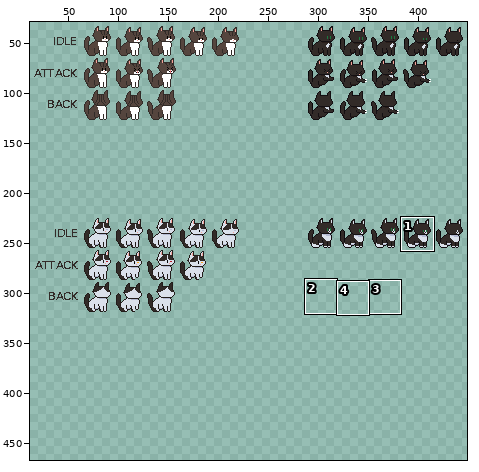
Sprite sheet -- Assets/Cats/SpriteSheet.png. Above, an overview of the earlier version with the close-up marked.
Close-up. As it was:
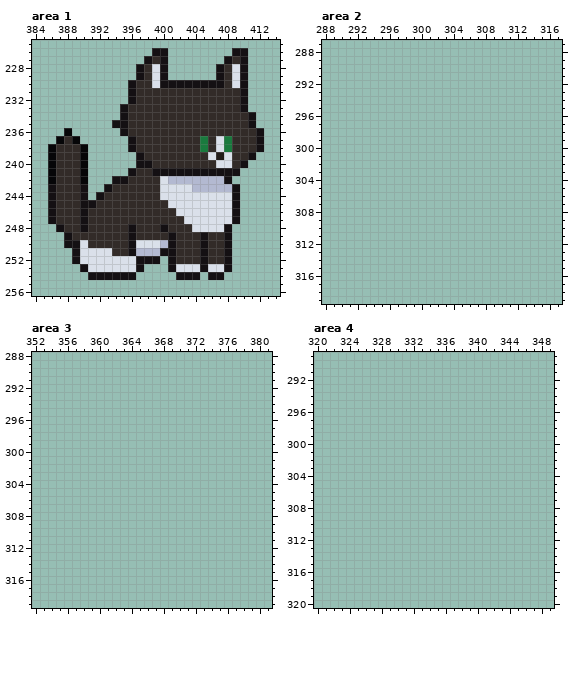
The file is 640x640 pixels. Shown: area 1: x 384..414, y 225..256; area 2: x 288..317, y 287..319; area 3: x 352..381, y 288..319; area 4: x 320..349, y 289..320. The wide view leaves out empty margins. The commit also changed other parts of the picture, which this record leaves out.
And afterwards:
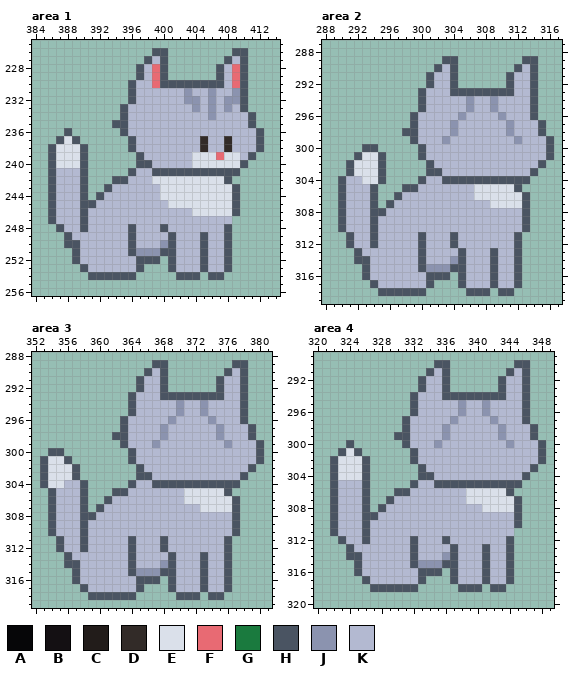
Palette (. is transparent): A #060608  B #141013  C #221c1a  D #322b28  E #dae0ea  F #e86a73  G #1a7a3e  H #4a5462  J #8b93af  K #b3b9d1
What changed:
Changed rows in their new state; - is an unchanged pixel.
Area 1:
first column x 386:
226 -------------HH--------HH--
227 ------------HKH-------HKH--
228 -----------HKFH------HKFH--
229 -----------HKFH------HKFH--
230 ----------HKKFHHHHHHHHKFH--
231 ----------HKKKKKKJKKJKKJH--
232 ----------HKKKKKKJJKJKJJH--
233 ---------HKKKKKKKKJKJKJKH--
234 ---------HKKKKKKKKKKJKKKKH-
235 --------HHKKKKKKKKKKKKKKKH-
236 --H------HKKKKKKKKKKKKKKKKH
237 -HEH------HKKKKKKKKDKKDKKKH
238 HEEEH-----HKKKKKKKKDKKDKKKH
239 HEEEH------HKKKKKKEE-F-EKH-
240 HEEEH------HHKKKKKEEE--EH--
241 HKKKH-----HKKHHHHHHHHHHH---
242 HKKKH---HHKKKE-EEEEEEEH----
243 HKKKH--HKKKKKK----EEEEEH---
244 HKKKH-HKKKKKKK---------H---
245 HKKKHHKKKKKKKKK--------H---
246 HKKKHKKKKKKKKKKKKK-----H---
247 HKKKHKKKKKKKKKKKKKKKKKK.---
248 -HKKHKKKKKHKKKHKKKKKKKH----
249 --HKKKKKKKHKKKKHKKKHKKH----
250 --HHKKKKKKHKKKJHKKKHKKH----
251 ---HKKKKKKHJJJHHKKKHKKH----
252 ---HKKKKKKKHHH-HKKKHKKH----
253 ----HKKKKKKH---HKKKHKKH----
254 -----HHHHHH-----HHH-HH-----
Area 2:
first column x 290:
289 -------------HH--------HH--
290 ------------HKH-------HKH--
291 -----------HKKH------HKKH--
292 -----------HKKH------HKKH--
293 ----------HKKKHHHHHHHHKKH--
294 ----------HKKKKKJKKJKKKKH--
295 ----------HKKKKKJKKJKKKKH--
296 ---------HKKKKKJKKKKJKKKH--
297 ---------HKKKKJKKKKKKJKKKH-
298 --------HHKKKKJKKKKKKJKKKH-
299 ---------HKKKJKKKKKKKKJKKKH
300 ---HH-----HKKKKKKKKKKKKKKKH
301 --HEEH----HKKKKKKKKKKKKKKKH
302 -HEEEH-----HKKKKKKKKKKKKKH-
303 -HEEEH-----HHKKKKKKKKKKKH--
304 HKKEEH----HKKHHHHHHHHHHH---
305 HKKKH---HHKKKKKKKEEEEEH----
306 HKKKH--HKKKKKKKKKEEEEEEH---
307 HKKKH-HKKKKKKKKKKKKEEEEH---
308 HKKKHHKKKKKKKKKKKKKKKKKH---
309 HKKKHKKKKKKKKKKKKKKKKKKH---
310 HKKKHKKKKKKKKKKKKKKKKKKH---
311 -HKKHKKKKKHKKKHKKKKKKKH----
312 -HKKHKKKKKHKKKHKKKKKKKH----
313 --HKKKKKKKHKKKKHKKKHKKH----
314 --HHKKKKKKHKKKJHKKKHKKH----
315 ---HKKKKKKHJJJHHKKKHKKH----
316 ---HKKKKKKKHHH-HKKKHKKH----
317 ----HKKKKKKH---HKKKHKKH----
318 -----HHHHHH-----HHH-HH-----
Area 3:
first column x 353:
289 --------------HH--------HH--
290 -------------HKH-------HKH--
291 ------------HKKH------HKKH--
292 ------------HKKH------HKKH--
293 -----------HKKKHHHHHHHHKKH--
294 -----------HKKKKKJKKJKKKKH--
295 -----------HKKKKKJKKJKKKKH--
296 ----------HKKKKKJKKKKJKKKH--
297 ----------HKKKKJKKKKKKJKKKH-
298 ---------HHKKKKJKKKKKKJKKKH-
299 ----------HKKKJKKKKKKKKJKKKH
300 -HH--------HKKKKKKKKKKKKKKKH
301 HEEH-------HKKKKKKKKKKKKKKKH
302 HEEEH-------HKKKKKKKKKKKKKH-
303 HEEEH-------HHKKKKKKKKKKKH--
304 HEEKKH-----HKKHHHHHHHHHHH---
305 -HKKKH---HHKKKKKKKEEEEEH----
306 -HKKKH--HKKKKKKKKKEEEEEEH---
307 -HKKKH-HKKKKKKKKKKKKEEEEH---
308 -HKKKHHKKKKKKKKKKKKKKKKKH---
309 -HKKKHKKKKKKKKKKKKKKKKKKH---
310 -HKKKHKKKKKKKKKKKKKKKKKKH---
311 --HKKHKKKKKHKKKHKKKKKKKH----
312 --HKKHKKKKKHKKKHKKKKKKKH----
313 ---HKKKKKKKHKKKKHKKKHKKH----
314 ---HHKKKKKKHKKKJHKKKHKKH----
315 ----HKKKKKKHJJJHHKKKHKKH----
316 ----HKKKKKKKHHH-HKKKHKKH----
317 -----HKKKKKKH---HKKKHKKH----
318 ------HHHHHH-----HHH-HH-----
Area 4:
first column x 322:
290 -------------HH--------HH--
291 ------------HKH-------HKH--
292 -----------HKKH------HKKH--
293 -----------HKKH------HKKH--
294 ----------HKKKHHHHHHHHKKH--
295 ----------HKKKKKJKKJKKKKH--
296 ----------HKKKKKJKKJKKKKH--
297 ---------HKKKKKJKKKKJKKKH--
298 ---------HKKKKJKKKKKKJKKKH-
299 --------HHKKKKJKKKKKKJKKKH-
300 --H------HKKKJKKKKKKKKJKKKH
301 -HEH------HKKKKKKKKKKKKKKKH
302 HEEEH-----HKKKKKKKKKKKKKKKH
303 HEEEH------HKKKKKKKKKKKKKH-
304 HEEEH------HHKKKKKKKKKKKH--
305 HKKKH-----HKKHHHHHHHHHHH---
306 HKKKH---HHKKKKKKKEEEEEH----
307 HKKKH--HKKKKKKKKKEEEEEEH---
308 HKKKH-HKKKKKKKKKKKKEEEEH---
309 HKKKHHKKKKKKKKKKKKKKKKKH---
310 HKKKHKKKKKKKKKKKKKKKKKKH---
311 HKKKHKKKKKKKKKKKKKKKKKK----
312 -HKKHKKKKKHKKKHKKKKKKKH----
313 --HKKKKKKKHKKKKHKKKHKKH----
314 --HHKKKKKKHKKKJHKKKHKKH----
315 ---HKKKKKKHJJJHHKKKHKKH----
316 ---HKKKKKKKHHH-HKKKHKKH----
317 ----HKKKKKKH---HKKKHKKH----
318 -----HHHHHH-----HHH-HH-----
